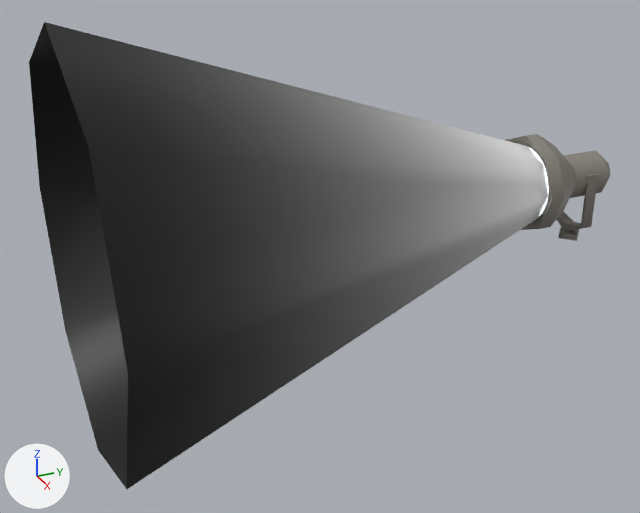
One commit to the glTF model Blends/prop-spot-light.glb: the scene before it, then after it.
Rendered twice from a 50 mm lens placed at (3.8, -3.32, 2.05), pointed at (-0.01, -1.61, 0.14). The lights are fixed; the arrows at lower left show +X, +Y and +Z. Where no turn or scale is listed for an object, it has been applied to the vertices.

In view in the first picture: 'fx-spot-light-shaft', 'prop-spot-light', 'prop-spot-light-base'.
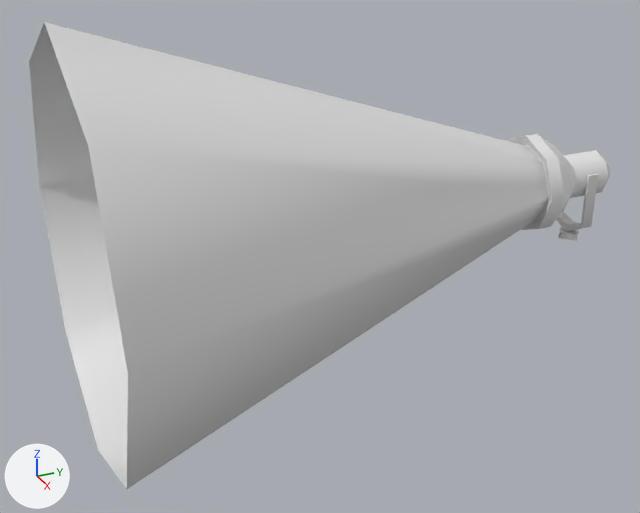
Boxes (x1, y1, x2, y2) around the edits, measured in the pictures (640 x 513 px):
'fx-spot-light-shaft', recoloured
    both: (29, 22, 548, 489)
'prop-spot-light', recoloured
    both: (505, 134, 611, 230)
'prop-spot-light-base', recoloured
    both: (556, 174, 598, 241)

What the commit changed:
me_prop_spot_light_base has 28 vertices, 46 faces and spans x -0.143..0.143, y -0.074..0.074, z -0.018..0.408.
me_prop_spot_light_base no longer uses material mat_prop_spot_light.
me_prop_spot_light has 56 vertices, 108 faces and spans x -0.283..0.274, y -0.384..0.174, z -0.279..0.279.
me_prop_spot_light no longer uses material mat_prop_spot_light.
me_fx_spot_light_shaft has 16 vertices, 16 faces and spans x -1.06..1.05, y -2.84..-0.36, z -1.06..1.06.
me_fx_spot_light_shaft no longer uses material mat_fx_spot_light_shaft (picture img_fx_spot_light_shaft).
